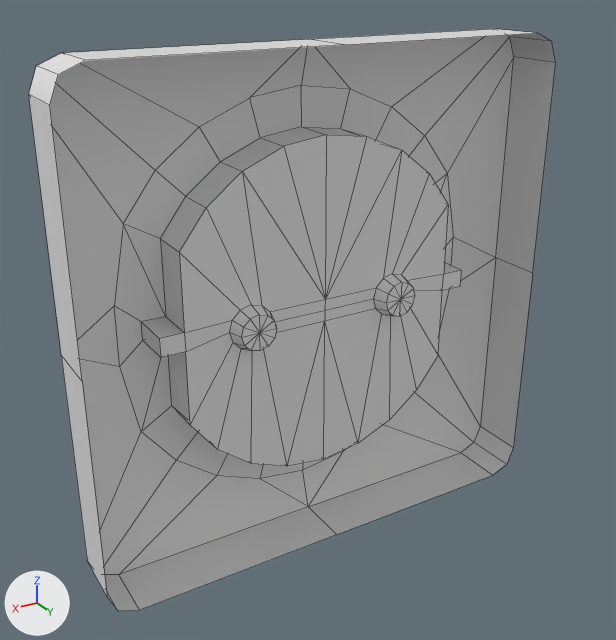
Two versions of the FBX model Assets/Fbx/Vagon/Vagon_MainCorridor/Vagon_MainCorridor_Equipment_Socket_01.fbx, one commit apart.
The view is the same before and after, from a 50 mm camera at (2.8098, 1.5688, 2.1565) aimed at (2.7577, 1.482, 2.113). Arrows for +X, +Y and +Z are at lower left; the lights stay in place. Mesh edges are drawn as thin lines. Where no turn or scale is listed for an object, it has been applied to the vertices.

The first picture shows 'Vagon_MainCorridor_Equipment_Socket_01'.
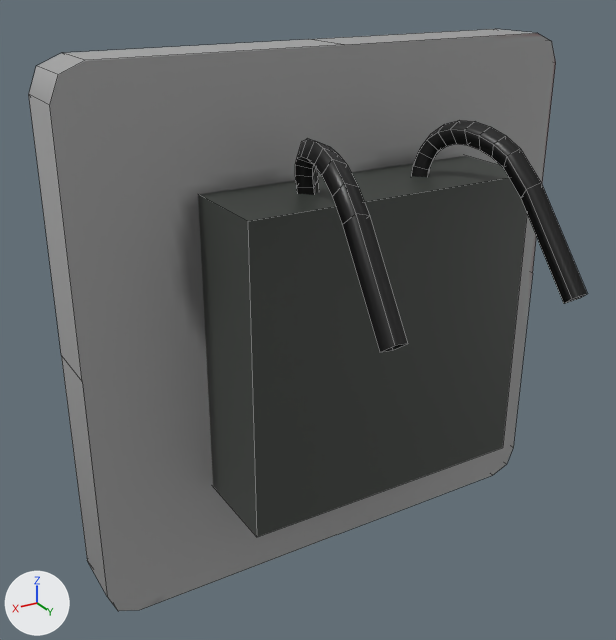
What the commit changed:
Picture 'IM_Body_inner_Detals_Albedo.png' (img_im_body_inner_detals_albedo_png) is new.
In material 'IM_Body_inner_Detals' (mat_im_body_inner_detals), base_color is no longer (0.8, 0.8, 0.8), white #e7e7e7.
In material 'IM_Body_inner_Detals' (mat_im_body_inner_detals), texture is now set to img_im_body_inner_detals_albedo_png.
me_vagon_maincorridor_equipment_socket_01 is used by ob_vagon_maincorridor_equipment_socket_01; location (2.75, 1.48, 2.11).
Verts and faces of me_vagon_maincorridor_equipment_socket_01; kept vertices keep their numbers, new ones are numbered from 159.
Before the commit, vertices of me_vagon_maincorridor_equipment_socket_01: 0 (0.0002, -0.002, -0.0363) at pixel (336, 534), 3 (0.0364, -0.002, 0.0) at pixel (82, 381), 4 (0.0002, -0.002, 0.0362) at pixel (344, 44), 6 (-0.0361, -0.002, 0.0) at pixel (532, 273), 8 (0.0364, -0.002, -0.0321) at pixel (107, 596).
Before the commit, vertices of me_vagon_maincorridor_equipment_socket_01: 9 (0.0322, -0.002, -0.0363) at pixel (139, 610), 10 (0.0352, -0.002, -0.0351) at pixel (118, 611), 11 (0.0322, -0.002, 0.0362) at pixel (85, 60), 12 (0.0364, -0.002, 0.032) at pixel (49, 105), 13 (0.0352, -0.002, 0.035) at pixel (58, 74).
Before the commit, vertices of me_vagon_maincorridor_equipment_socket_01: 20 (-0.0319, -0.002, -0.0363) at pixel (492, 475), 21 (-0.0361, -0.002, -0.0321) at pixel (513, 447), 22 (-0.0349, -0.002, -0.0351) at pixel (506, 464), 23 (-0.0361, -0.002, 0.032) at pixel (555, 62), 24 (-0.0319, -0.002, 0.0362) at pixel (537, 32).
Before the commit, vertices of me_vagon_maincorridor_equipment_socket_01: 25 (-0.0349, -0.002, 0.035) at pixel (551, 41).
me_vagon_maincorridor_equipment_socket_01 had 159 vertices, 170 faces and spanned x -0.0361..0.0364, y -0.0123..-0.002, z -0.0363..0.0362.
me_vagon_maincorridor_equipment_socket_01 now has 263 vertices, 264 faces and spans x -0.0361..0.0364, y -0.0123..0.0284, z -0.0363..0.0362.
me_vagon_maincorridor_equipment_socket_01 part 1: a new loose piece of 48 vertices spanning x 0.0072..0.0144, y 0.0022..0.0284, z 0.0097..0.0278, in mat_im_body_inner_detals (picture img_im_body_inner_detals_albedo_png).
me_vagon_maincorridor_equipment_socket_01 part 2: a new loose piece of 48 vertices spanning x -0.0136..-0.0065, y 0.0022..0.0284, z 0.0097..0.0278, in mat_im_body_inner_detals (picture img_im_body_inner_detals_albedo_png).
Part 3, on me_vagon_maincorridor_equipment_socket_01:
New vertex 159 is at (-0.0204, 0.0107, 0.0204).
New vertex 160 is at (-0.0204, 0.0107, -0.0204), pixel (502, 447).
New vertex 161 is at (-0.0204, -0.0043, 0.0204).
New vertex 162 is at (-0.0204, -0.0043, -0.0204).
New vertices 163 to 166 stand at vertices 159 to 162, in that order, plus (0.0408, 0.0, 0.0).
New faces: (0, 20, 22, 21, 6, 23, 25, 24, 4, 11, 13, 12, 3, 8, 10, 9), (163, 164, 166, 165), (159, 161, 162, 160), (159, 160, 164, 163), (159, 163, 165, 161), (160, 162, 166, 164).

What differs and where, as boxes (x1, y1, x2, y2) in the pictures (616 x 640 px):
'Vagon_MainCorridor_Equipment_Socket_01', surface changed, reshaped (white to grey)
    before: (29, 29, 556, 611)
    after: (29, 29, 587, 611)
part 1 of me_vagon_maincorridor_equipment_socket_01, added (black)
    after: (295, 139, 408, 352)
part 2 of me_vagon_maincorridor_equipment_socket_01, added (black)
    after: (412, 120, 587, 304)
part 3 of me_vagon_maincorridor_equipment_socket_01, added
    after: (50, 33, 556, 611)
